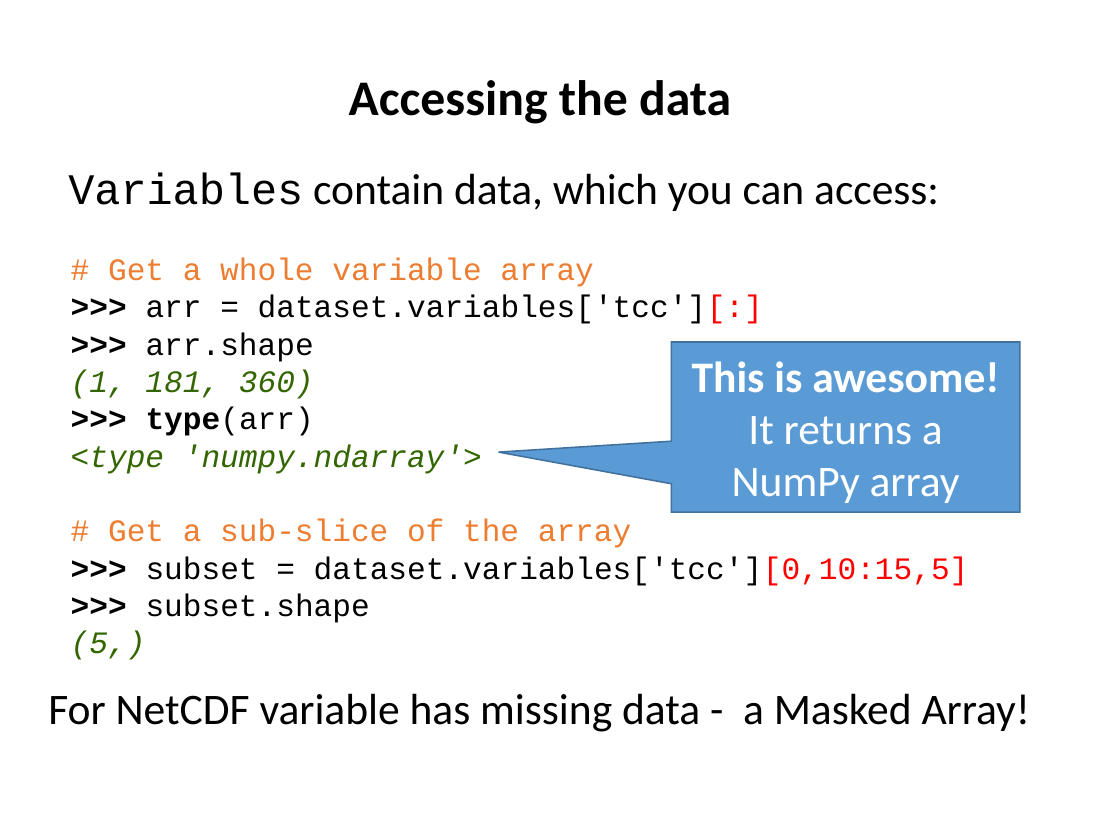
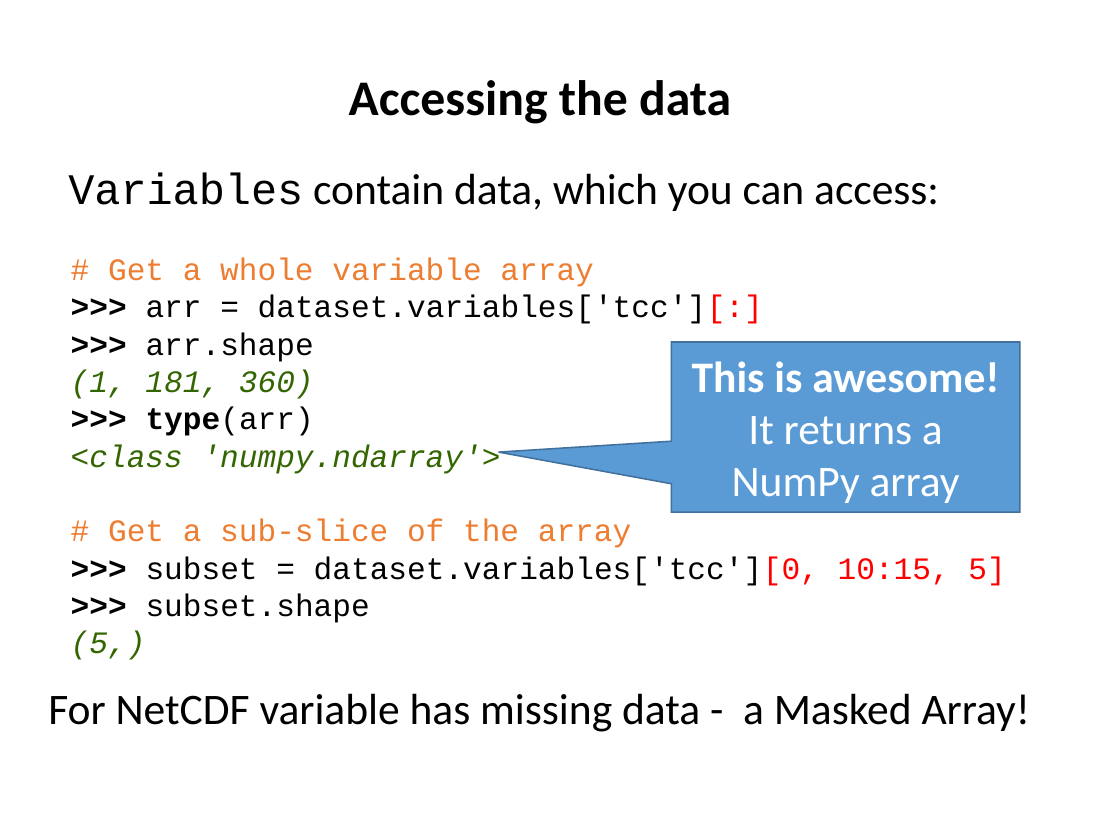
Before and after one commit to ncasuk/ncas-isc, a slide deck: slide 9 of python/presentations/read_write_data/10_read_netcdf_python.ppt. Drawn at 1120x840 pixels with LibreOffice and Linux fonts; fonts in the diff are those of the drawing; background and template pictures are left out. Boxes give left, top, right and bottom in pixels: in the first picture for what was removed or moved away, otherwise in the second. Text is boxed around its words. In the diff, an @@ line names an element or a change of style, - is before the commit and + after.

Commit message:
Finished read_write_data12-13 and ensured all are tested

```diff
--- a/python/presentations/read_write_data/10_read_netcdf_python.ppt
+++ b/python/presentations/read_write_data/10_read_netcdf_python.ppt
@@ text at bbox=[71, 444, 501, 474]: text changed @@
-<type 'numpy.ndarray'>
+<class 'numpy.ndarray'>
@@ text at bbox=[146, 556, 1005, 586]: spaces changed @@
->>> subset = dataset.variables['tcc'][0,10:15,5]
+>>> subset = dataset.variables['tcc'][0, 10:15, 5]
```
Also in this commit, not shown: 4 other slides changed, 3 other files.
